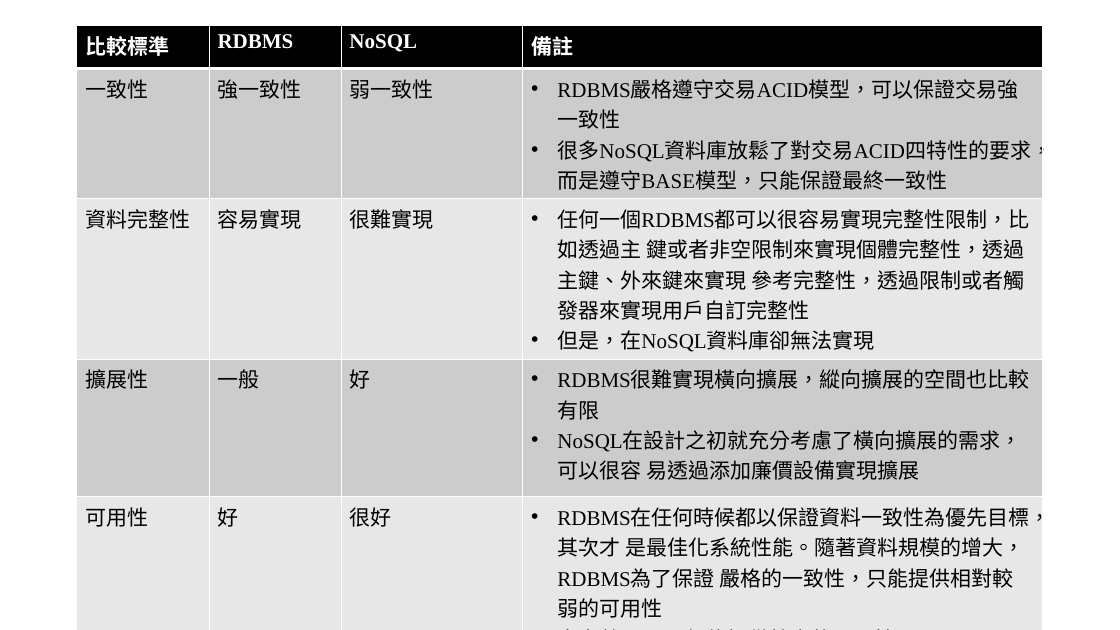
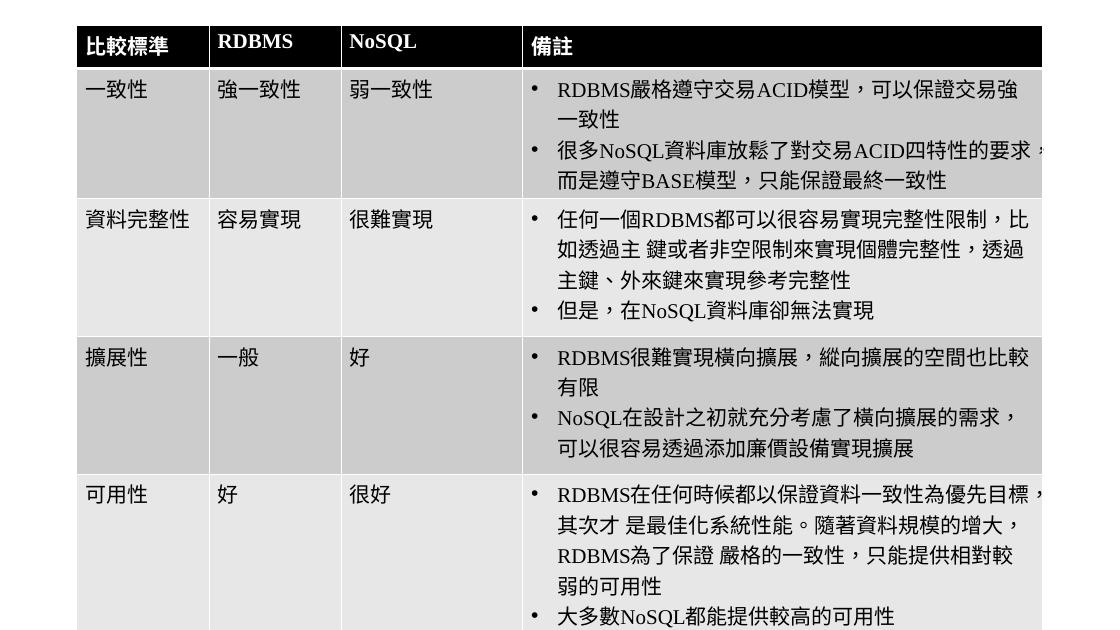
Before and after one commit to YuLiYangBryant/NoSQLReport, a slide deck: slide 9 of NoSQL.pptx. Drawn at 1120x630 pixels with LibreOffice and Linux fonts; fonts in the diff are those of the drawing. Boxes give left, top, right and bottom in pixels: in the first picture for what was removed or moved away, otherwise in the second. Text is boxed around its words. In the diff, an @@ line names an element or a change of style, - is before the commit and + after.

```diff
--- a/NoSQL.pptx
+++ b/NoSQL.pptx
@@ table at [77, 26, 1043, 630] @@
-row 3, column 4: 任何一個RDBMS都可以很容易實現完整性限制，比如透過主 鍵或者非空限制來實現個體完整性，透過主鍵、外來鍵來實現 參考完整性，透過限制或者觸發器來實現用戶自訂完整性 / 但是，在NoSQL資料庫卻無法實現
+row 3, column 4: 任何一個RDBMS都可以很容易實現完整性限制，比如透過主 鍵或者非空限制來實現個體完整性，透過主鍵、外來鍵來實現參考完整性 / 但是，在NoSQL資料庫卻無法實現
-row 4, column 4: RDBMS很難實現橫向擴展，縱向擴展的空間也比較有限 / NoSQL在設計之初就充分考慮了橫向擴展的需求，可以很容 易透過添加廉價設備實現擴展
+row 4, column 4: RDBMS很難實現橫向擴展，縱向擴展的空間也比較有限 / NoSQL在設計之初就充分考慮了橫向擴展的需求，可以很容易透過添加廉價設備實現擴展
```
Also in this commit, not shown: 3 other slides changed.
